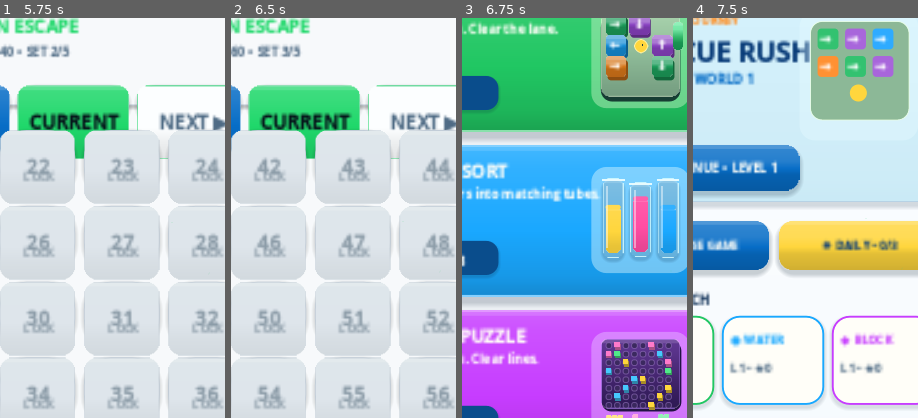
Above: before the commit, frames 1-4 (left to right).
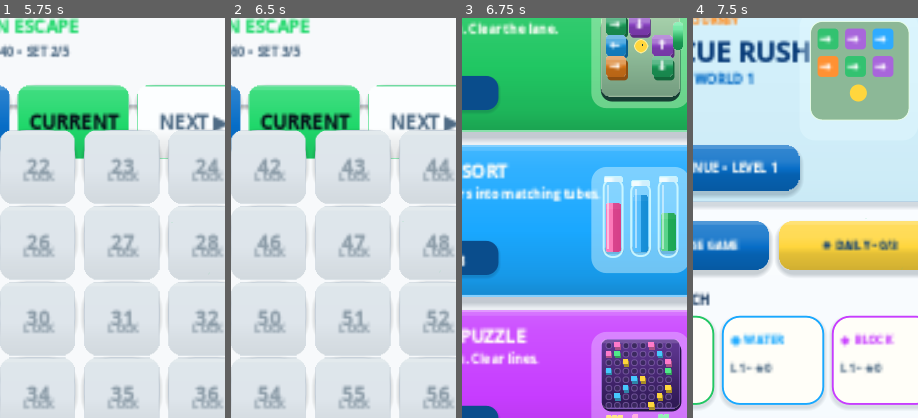
Above: after the commit, the same moments.

Repository: eghosa001/unjam
Game: Godot game, scene res://scenes/Main.tscn
Two runs of this game, one before a commit and one after it. Both use one fixed random seed, a clock stepped at 60 frames per second and the inputs below.
Inputs:
- Up to frame 1 (5.75 s): click "CONTINUE • LEVEL 1" at 0.5 s; click "PLAY NOW" at 1.25 s; click "↻ RESTART" at 2 s; click "↻ RESTART" at 2.75 s; click "↻ RESTART" at 3.5 s; click "←" at 4.25 s; click "NEXT ▶" at 5 s
- Up to frame 2 (6.5 s): click "NEXT ▶" at 5.75 s
- Up to frame 3 (6.75 s): click "‹" at 6.5 s
- Up to frame 4 (7.5 s): click "‹" at 7.25 s
The pictures show only the part of the screen within x 31-81%, y 18-68%; the shares and areas given below are measured in that part.

Frames 1-2 are identical in both runs. In frame 3, 5.5% of the frame differs, in the area x 62-97%, y 39-61%; in frame 4, nothing differs.

Commit message:
ui: match selector Water preview to Figma

Diff:
--- a/scripts/ui/premium_live_hub_3d.gd
+++ b/scripts/ui/premium_live_hub_3d.gd
@@ -156,36 +156,40 @@
 
 func _preview_water(canvas: Control, y: float) -> void:
 	var specs := [
-		[255.0, 12.6, 84.0, Color("#ffd63d"), 48.7],
-		[284.0, 16.2, 79.0, Color("#ff4da3"), 56.9],
-		[313.0, 12.6, 84.0, Color("#1aa8ff"), 48.7],
+		[255.0,12.56,84.0,Color("#ff7ebd"),Color("#d64089"),41.57,48.72,38.88,19.75,68.0,10.76,85.37],
+		[284.0,16.15,79.0,Color("#5ac1ff"),Color("#158dd6"),33.34,56.88,30.64,23.34,63.0,14.35,84.47],
+		[313.0,12.56,84.0,Color("#5fd78f"),Color("#1ca754"),52.14,36.96,49.45,19.75,68.0,10.76,85.37],
 	]
 	for spec in specs:
 		var x := float(spec[0])
 		var top := y + float(spec[1])
 		var h := float(spec[2])
-		RefCanvas.add_shadow(canvas, Rect2(x, top, 22, h), 9, Color(0.02,0.15,0.26,0.18), 3, Vector2(0,3))
+		var left: Color = spec[3] as Color
+		var right: Color = spec[4] as Color
+		var shadow := PanelContainer.new()
+		shadow.add_theme_stylebox_override("panel",RefCanvas.solid_box(Color(0.02,0.15,0.26,0.16),4))
+		RefCanvas.set_rect(shadow,x,y+float(spec[11]),22,7)
+		canvas.add_child(shadow)
 		var bottle := PanelContainer.new()
-		bottle.add_theme_stylebox_override("panel", RefCanvas.rounded_gradient3(Color(0.96,1.0,1.0,0.18), Color(0.82,0.97,1.0,0.08), Color(0.66,0.90,1.0,0.12), 9, Color(0.82,0.98,1.0,0.90), 1))
-		RefCanvas.set_rect(bottle, x, top, 22, h)
+		bottle.add_theme_stylebox_override("panel",RefCanvas.solid_box(Color(0.90,0.99,1.0,0.10),9,Color(0.82,0.98,1.0,0.90),1.3))
+		RefCanvas.set_rect(bottle,x,top,22,h)
 		canvas.add_child(bottle)
-		var liquid_h := float(spec[4])
 		var liquid := PanelContainer.new()
-		liquid.add_theme_stylebox_override("panel", RefCanvas.rounded_gradient3(Color(spec[3]).lightened(0.08), Color(spec[3]), Color(spec[3]).darkened(0.10), 6))
-		RefCanvas.set_rect(liquid, x + 3, top + h - liquid_h - 5, 16, liquid_h)
+		liquid.add_theme_stylebox_override("panel",RefCanvas.horizontal_gradient(left,right,2))
+		RefCanvas.set_rect(liquid,x+3,y+float(spec[5]),16,float(spec[6]))
 		canvas.add_child(liquid)
 		var meniscus := PanelContainer.new()
-		meniscus.add_theme_stylebox_override("panel", RefCanvas.solid_box(Color(spec[3]).lightened(0.10), 5))
-		RefCanvas.set_rect(meniscus, x + 3, top + h - liquid_h - 7, 16, 5)
+		meniscus.add_theme_stylebox_override("panel",RefCanvas.horizontal_gradient(left.lightened(0.08),right.lightened(0.04),3))
+		RefCanvas.set_rect(meniscus,x+3,y+float(spec[7]),16,6)
 		canvas.add_child(meniscus)
-		var rim := ColorRect.new()
-		rim.color = Color(0.93, 0.995, 1.0, 0.92)
-		RefCanvas.set_rect(rim, x - 1, top + 1, 24, 2)
+		var hi := ColorRect.new()
+		hi.color = Color(1,1,1,0.48)
+		RefCanvas.set_rect(hi,x+5,y+float(spec[8]),2,float(spec[9]))
+		canvas.add_child(hi)
+		var rim := PanelContainer.new()
+		rim.add_theme_stylebox_override("panel",RefCanvas.horizontal_gradient(Color("#f4fdff"),Color("#cfeffc"),3,Color(0.82,0.98,1.0,0.90),0.8))
+		RefCanvas.set_rect(rim,x+1,y+float(spec[10]),20,6)
 		canvas.add_child(rim)
-		var hi := ColorRect.new()
-		hi.color = Color(1,1,1,0.46)
-		RefCanvas.set_rect(hi, x + 4, top + 8, 2, h - 18)
-		canvas.add_child(hi)
 
 func _preview_block(canvas: Control, y: float) -> void:
 	var board_depth := PanelContainer.new()
